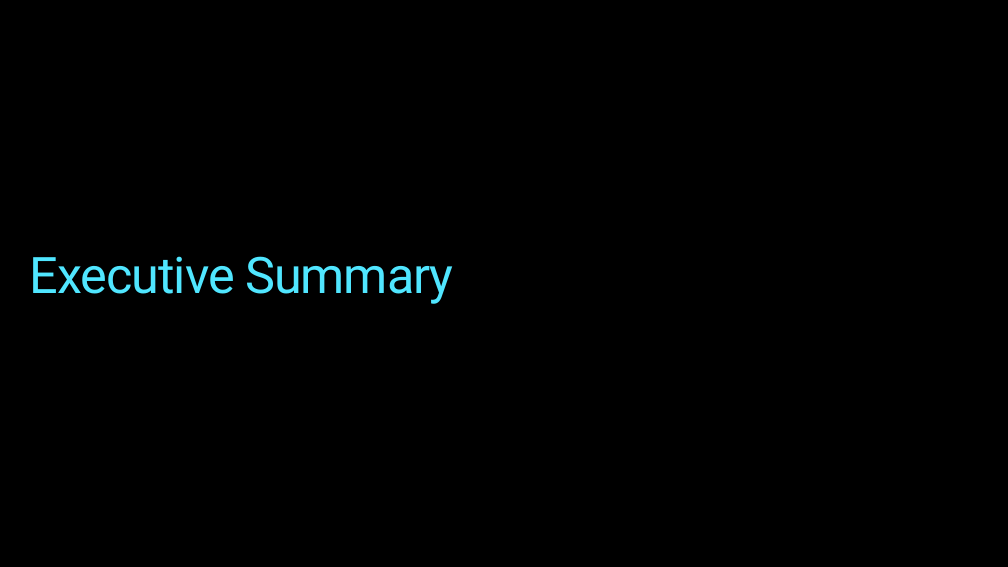
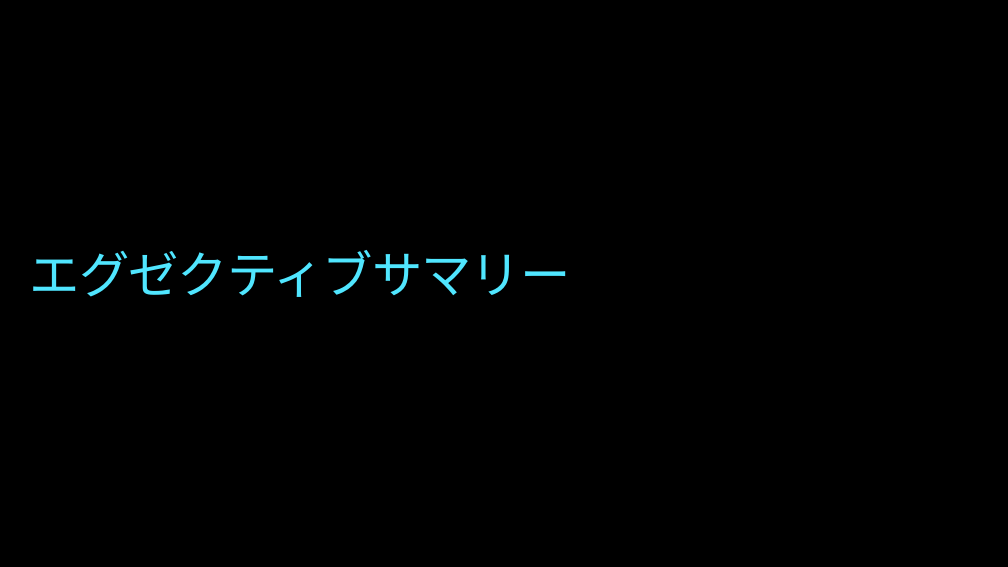
Before and after one commit to yahanda/Azure-Proactive-Resiliency-Library-v2, a slide deck: slide 14 of tools/Mandatory - Executive Summary presentation - Template.pptx. Drawn at 1008x567 pixels with LibreOffice and Linux fonts; fonts in the diff are those of the drawing; background and template pictures are left out. Boxes give left, top, right and bottom in pixels: in the first picture for what was removed or moved away, otherwise in the second. Text is boxed around its words. In the diff, an @@ line names an element or a change of style, - is before the commit and + after.

```diff
--- a/tools/Mandatory - Executive Summary presentation - Template.pptx
+++ b/tools/Mandatory - Executive Summary presentation - Template.pptx
@@ title at [30, 250, 571, 297]: text changed; font Roboto to Noto Sans CJK JP @@
-Executive Summary
+エグゼクティブサマリー
```
Also in this commit, not shown: 12 other slides changed, 21 slides added, 21 slides removed, 1 other file.
